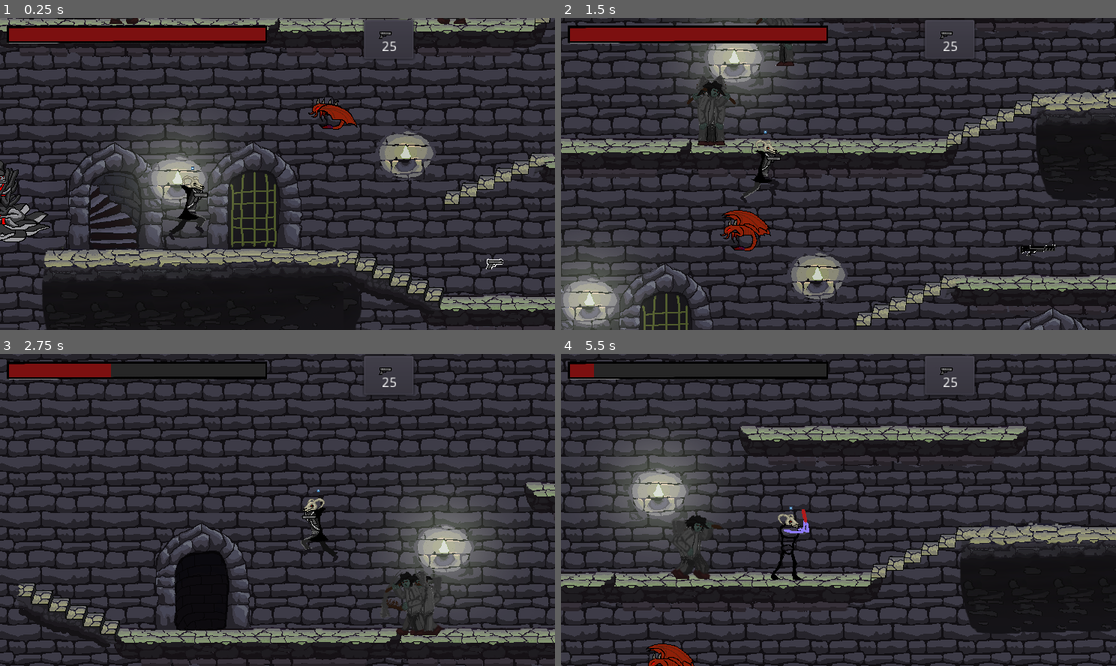
Above: before the commit, frames 1-4 (two rows, left to right).
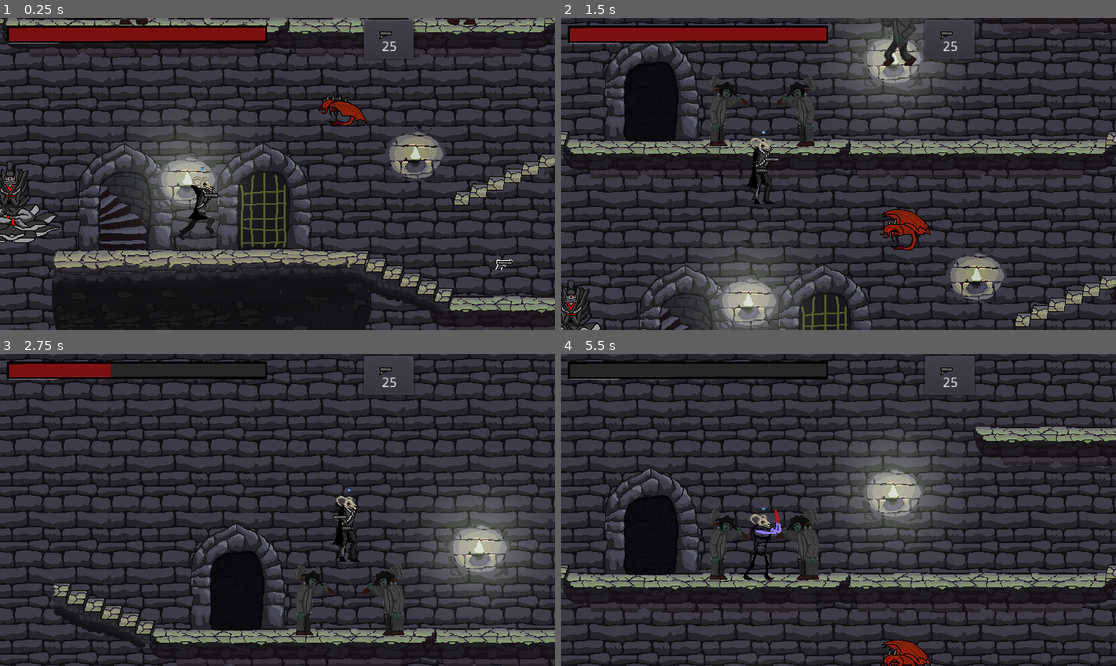
Above: after the commit, the same moments.

Repository: IgorBayerl/godot-game-liliths-crusade
Game: Godot game, scene res://src/Scenes/Main.tscn
Same seed, same stepped clock (60 frames per second), same inputs: the game is played once before the commit and once after it. The engine's default icon, where the game draws it, is replaced by a stand-in: a white triangle on a blue panel in a dark square.
Inputs (mouse positions are in pixels of both pictures, inside the frame that each line leads up to):
- Up to frame 1 (0.25 s): no input
- Up to frame 2 (1.5 s): move the mouse to (960, 158) at 0.52 s; hold Right (move_RIGHT) 0.53-1.25 s; hold Ctrl (ctrl, bound only after the commit) 0.53-1.25 s; click (960, 158) at 0.67 s; tap Space (jump) at 0.77 s; drag from (727, 189) to (821, 158) at 1.27 s
- Up to frame 3 (2.75 s): move the mouse to (333, 441) at 2.02 s; hold Left (move_LEFT) from 2.03 s (still down); hold Ctrl (ctrl, bound only after the commit) from 2.03 s (still down); tap 2 (Gun_2) at 2.1 s
- Up to frame 4 (5.5 s): release Left (move_LEFT) at 2.75 s; release Ctrl (ctrl, bound only after the commit) at 2.75 s; drag from (810, 572) to (982, 606) at 2.77 s; move the mouse to (1005, 556) at 3.52 s; hold Right (move_RIGHT) 3.53-4.25 s; hold Ctrl (ctrl, bound only after the commit) 3.53-4.25 s; tap 4 (Gun_4) at 3.6 s; tap Space (jump) at 3.77 s; drag from (672, 463) to (699, 563) at 4.27 s; move the mouse to (866, 510) at 5.02 s; hold Right (move_RIGHT) from 5.03 s (still down); hold Ctrl (ctrl, bound only after the commit) from 5.03 s (still down); tap X (interact) at 5.1 s; click (866, 510) at 5.17 s

The runs differ from the first frame. In frame 1, 29% of the frame differs, in the area x 0-100%, y 0-100%; in frame 2, 44%; in frame 3, 31%; in frame 4, 40%.

Commit message:
Mira e camera

Diff:
--- a/project.godot
+++ b/project.godot
@@ -111,6 +111,11 @@
 "events": [ Object(InputEventKey,"resource_local_to_scene":false,"resource_name":"","device":0,"alt":false,"shift":false,"control":false,"meta":false,"command":false,"pressed":false,"scancode":52,"unicode":0,"echo":false,"script":null)
  ]
 }
+ctrl={
+"deadzone": 0.5,
+"events": [ Object(InputEventKey,"resource_local_to_scene":false,"resource_name":"","device":0,"alt":false,"shift":false,"control":false,"meta":false,"command":false,"pressed":false,"scancode":16777238,"unicode":0,"echo":false,"script":null)
+ ]
+}
 
 [layer_names]
 
--- a/src/Actors/Player.tscn
+++ b/src/Actors/Player.tscn
@@ -288,7 +288,7 @@
 position = Vector2( 81.0049, -7.99806 )
 
 [node name="Camera_position" type="Position2D" parent="Mira"]
-position = Vector2( 216.222, -12.1422 )
+position = Vector2( 191.055, -13.3127 )
 
 [node name="Sprite" type="Sprite" parent="Mira/Camera_position"]
 visible = false
--- a/src/Actors/Roberto.tscn
+++ b/src/Actors/Roberto.tscn
@@ -30,8 +30,10 @@
 
 [node name="Sprite" type="Sprite" parent="."]
 texture = ExtResource( 2 )
+offset = Vector2( 0, -0.850314 )
 vframes = 2
 hframes = 2
+frame = 3
 
 [node name="AnimationPlayer" type="AnimationPlayer" parent="."]
 anims/Voando = SubResource( 2 )
--- a/src/Scripts/Player.gd
+++ b/src/Scripts/Player.gd
@@ -49,11 +49,11 @@
 	else:
 		direction += Vector2(0,0)
 
-	if Input.is_action_pressed("move_RIGHT"):
+	if Input.is_action_pressed("move_RIGHT") and not Input.is_action_pressed("ctrl") and is_atacking == 0:
 		motion.x = SPEED
 		direction += Vector2(1 ,0)
 		LOOKING_DIRECTION.x = 1
-	elif Input.is_action_pressed("move_LEFT"):
+	elif Input.is_action_pressed("move_LEFT")and not Input.is_action_pressed("ctrl") and is_atacking == 0:
 		motion.x = -SPEED
 		direction += Vector2(-1 ,0)
 		LOOKING_DIRECTION.x = -1
--- a/src/Scripts/Roberto.gd
+++ b/src/Scripts/Roberto.gd
@@ -1,15 +1,21 @@
 extends KinematicBody2D
 
-export var tempo = 1
+onready var TweenNode = get_node("Tween")
+export var tempo = 0.25
+
 
 func _ready() -> void:
+	_sobe()
+#	_desce()
 	$AnimationPlayer.play("Voando")
 
 func _sobe():
-#	TweenNode.interpolate_property(self, "position", position , position+ Vector2(0, -5) , tempo, Tween.TRANS_QUAD, Tween.EASE_OUT)
-#	TweenNode.start()
-#	yield(get_tree().create_timer(tempo), "timeout")
-#	_desce()
-	pass
+	TweenNode.interpolate_property(self, "position", position , position+ Vector2(0, -5) , tempo, Tween.TRANS_QUAD, Tween.EASE_OUT)
+	TweenNode.start()
+	yield(get_tree().create_timer(tempo), "timeout")
+	_desce()
 func _desce():
-	pass
+	TweenNode.interpolate_property(self, "position", position , position+ Vector2(0, +5) , tempo, Tween.TRANS_QUAD, Tween.EASE_OUT)
+	TweenNode.start()
+	yield(get_tree().create_timer(tempo), "timeout")
+	_sobe()
